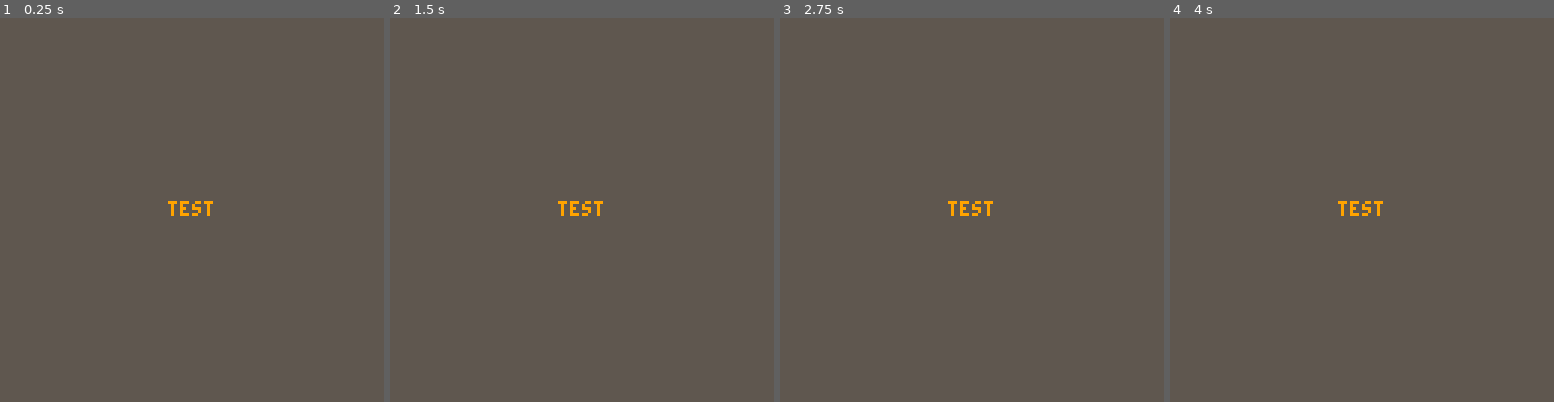
Above: before the commit, frames 1-4 (left to right).
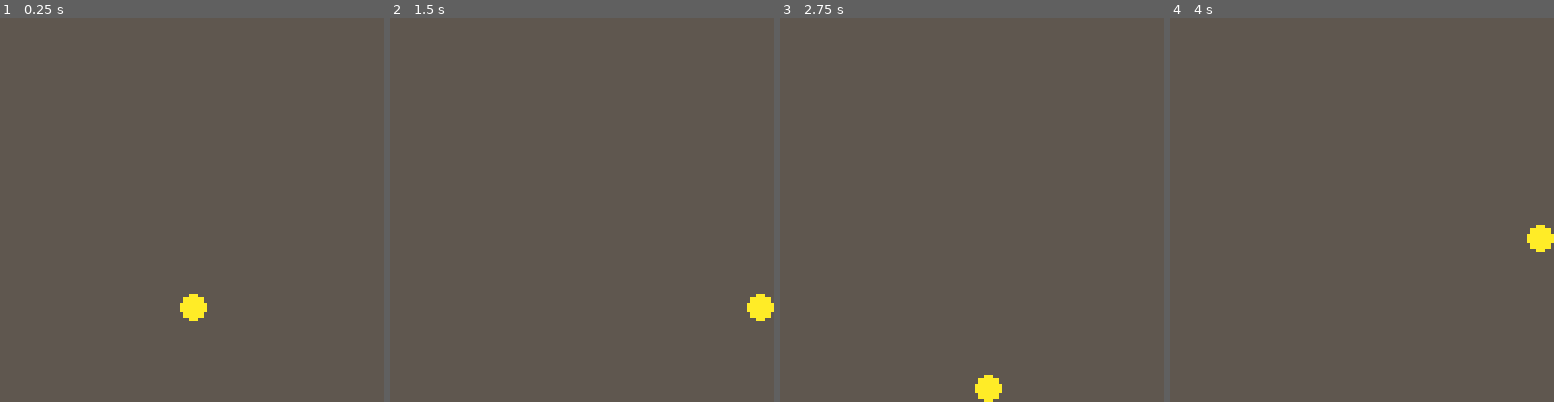
Above: after the commit, the same moments.

Repository: beetrootpaul/avoid-your-past
Game: PICO-8 cartridge mini-jam-111.p8
The game is run twice, just before and just after one commit, with the same random seed, the same clock (stepped at 60 frames per second) and the same inputs.
Inputs:
- Up to frame 1 (0.25 s): no input
- Up to frame 2 (1.5 s): tap O (Z key) at 0.33, 0.7, 1.43 s; tap X (X key) at 1.07 s
- Up to frame 3 (2.75 s): hold Left 1.97-2.37 s; tap X (X key) at 2.07, 2.4, 2.73 s; tap O (Z key) at 2.22 s; hold Down from 2.42 s (still down)
- Up to frame 4 (4 s): release Down at 2.82 s; hold Right 2.87-3.53 s; tap X (X key) at 3.07, 3.4, 3.73 s; tap O (Z key) at 3.1, 3.98 s; hold Up from 3.58 s (still down)

The runs differ from the first frame. In frame 1, 0.6% of the frame differs, in the area x 43-56%, y 47-79%; in frame 2, 0.6%; in frame 3, 0.6%; in frame 4, 0.6%.

Commit message:
simplistic movable player

Diff:
--- a/mini-jam-111.p8
+++ b/mini-jam-111.p8
@@ -5,6 +5,8 @@
 -- by beetroot paul
 
 #include src/utils.lua
+
+#include src/player.lua
 
 #include src/main.lua
 
--- a/src/main.lua
+++ b/src/main.lua
@@ -1,17 +1,30 @@
 u = new_utils()
+
+local player = new_player({
+    x = u.screen_edge_length * 1/4,
+    y = u.screen_edge_length * 3/4,
+})
 
 function _init()
 end
 
 function _update60()
+    if btnp(u.buttons.l) then
+        player.direct_left()
+    end
+    if btnp(u.buttons.r) then
+        player.direct_right()
+    end
+    if btnp(u.buttons.u) then
+        player.direct_up()
+    end
+    if btnp(u.buttons.d) then
+        player.direct_down()
+    end
+    player.move_1_frame()
 end
 
 function _draw()
     cls(u.colors.dark_grey)
-    local t = "test"
-    local w = u.measure_text_width(t)
-    print(t,
-        u.screen_edge_length / 2 - w / 2,
-        u.screen_edge_length / 2 - u.text_height_px / 2,
-        u.colors.orange)
+    player.draw()
 end
--- /dev/null
+++ b/src/player.lua
@@ -0,0 +1,37 @@
+function new_player(params)
+    local r = 4
+    local default_speed = 2
+    local dx = default_speed
+    local dy = 0
+
+    local player = {
+        x = params.x,
+        y = params.y,
+    }
+
+    player.direct_left = function()
+        dx, dy = -default_speed, 0
+    end
+    player.direct_right = function()
+        dx, dy = default_speed, 0
+    end
+    player.direct_up = function()
+        dx, dy = 0, -default_speed
+    end
+    player.direct_down = function()
+        dx, dy = 0, default_speed
+    end
+
+    player.move_1_frame = function()
+        player.x = player.x + dx
+        player.y = player.y + dy
+        player.x = mid(r, player.x, u.screen_edge_length - r - 1)
+        player.y = mid(r, player.y, u.screen_edge_length - r - 1)
+    end
+
+    player.draw = function()
+        circfill(player.x, player.y, r, u.colors.yellow)
+    end
+
+    return player;
+end
